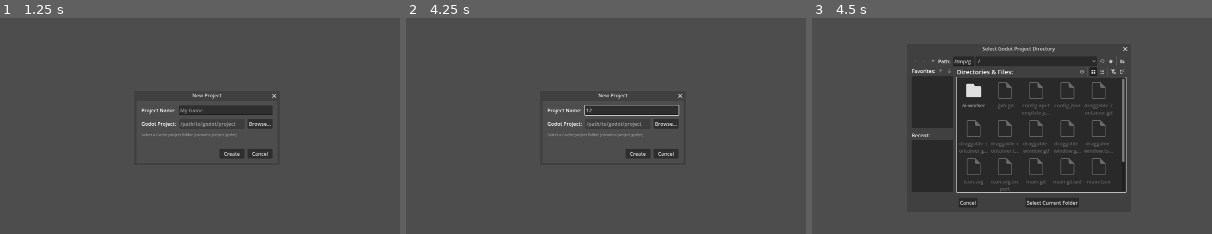
Above: before the commit, frames 1-3 (left to right).
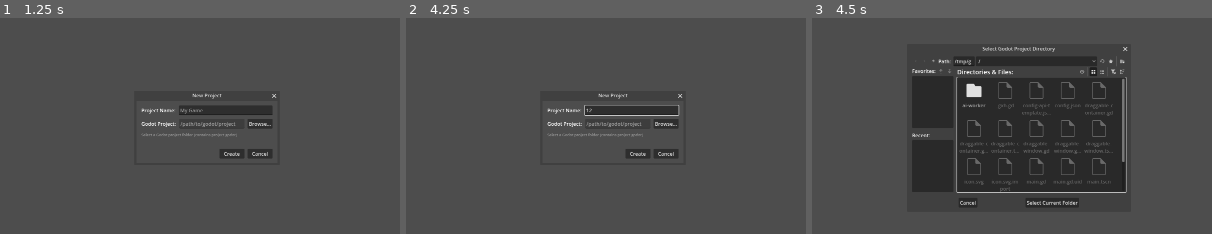
Above: after the commit, the same moments.

Repository: Zycroft/GameGen
Game: Godot game, scene res://main.tscn
The game is run twice, just before and just after one commit, with the same random seed, the same clock (stepped at 60 frames per second) and the same inputs.
Inputs (mouse positions are % of the whole screen's width and height, from its top left):
- Up to frame 1 (1.25 s): click "New" at 0.5 s
- Up to frame 2 (4.25 s): click (52, 46) at 1.27 s; type "12" at 1.35 s; click "New" at 2 s; click "−" at 2.75 s; click "Project" at 3.5 s
- Up to frame 3 (4.5 s): click "Browse..." at 4.25 s
The pictures show only the part of the screen within x 24-74%, y 24-74%; the shares and areas given below are measured in that part.

Frames 1-2 are identical in both runs. In frame 3, 0.5% of the frame differs, in the area x 25-76%, y 19-82%.

Commit message:
Add bidirectional sync menu items to project context menu
Renamed "Push Design" to "GameGen -> Godot" and added new
"Godot -> GameGen" menu item for importing Godot projects.

Both items print to console prompting user to run the
corresponding Claude skill (/push-design or /project-importer).

🤖 Generated with [Claude Code](https://claude.com/claude-code)

Co-Authored-By: Claude Opus 4.5 <noreply@anthropic.com>

Diff:
--- a/scene_hierarchy.gd
+++ b/scene_hierarchy.gd
@@ -906,7 +906,8 @@
 	title_bar_context_menu = PopupMenu.new()
 	title_bar_context_menu.add_item("Game Design...", 0)
 	title_bar_context_menu.add_separator()
-	title_bar_context_menu.add_item("Push Design", 1)
+	title_bar_context_menu.add_item("GameGen -> Godot", 1)
+	title_bar_context_menu.add_item("Godot -> GameGen", 3)
 	title_bar_context_menu.add_separator()
 	title_bar_context_menu.add_item("Save Toolbar Layout", 2)
 	title_bar_context_menu.id_pressed.connect(_on_title_bar_menu_action)
@@ -1058,10 +1059,12 @@
 		0:  # Game Design
 			_load_game_design_from_dynamodb()
 			game_design_dialog.popup_centered()
-		1:  # Push Design
+		1:  # GameGen -> Godot
 			_request_project_sync()
 		2:  # Save Toolbar Layout
 			save_toolbar_layout_requested.emit()
+		3:  # Godot -> GameGen
+			_request_project_import()
 
 
 func _request_project_sync() -> void:
@@ -1070,6 +1073,14 @@
 		return
 	print("PUSH_DESIGN_REQUEST: project_id=%d" % current_project_id)
 	print("Run '/push-design' in Claude Code to push this design to Godot")
+
+
+func _request_project_import() -> void:
+	if current_project_id < 0:
+		print("PROJECT_IMPORT: No project selected")
+		return
+	print("PROJECT_IMPORT_REQUEST: project_id=%d" % current_project_id)
+	print("Run '/project-importer' in Claude Code to import Godot project to GameGen")
 
 
 func _on_game_design_close() -> void:
